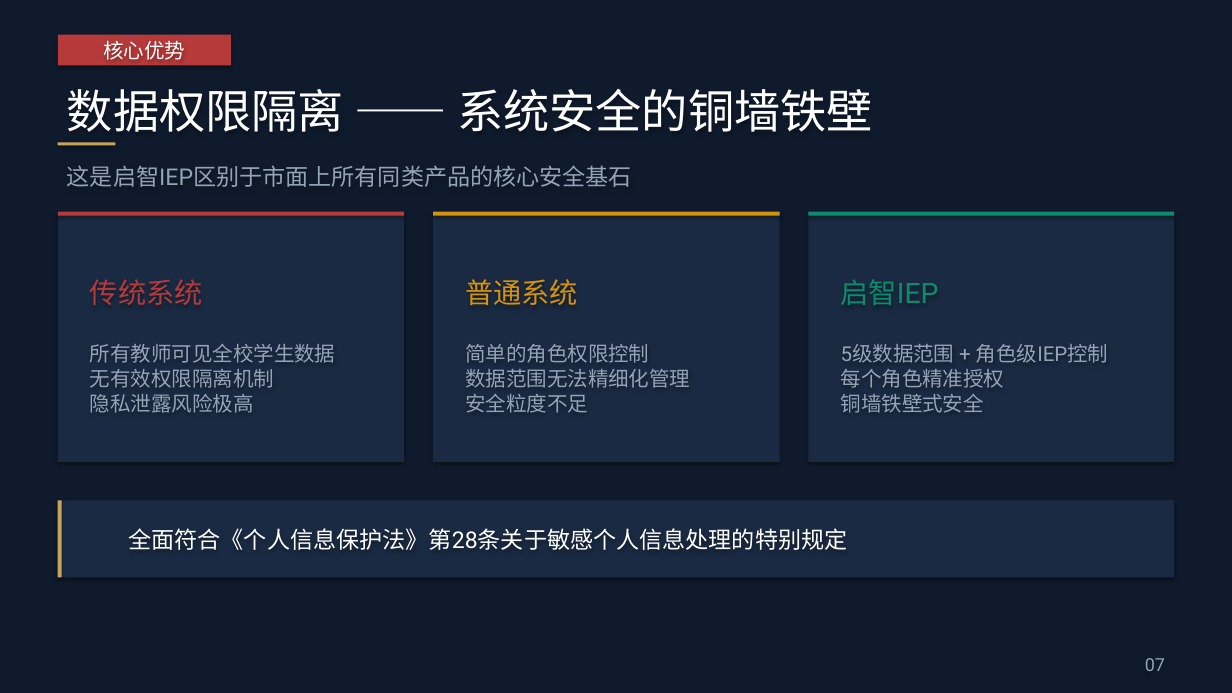
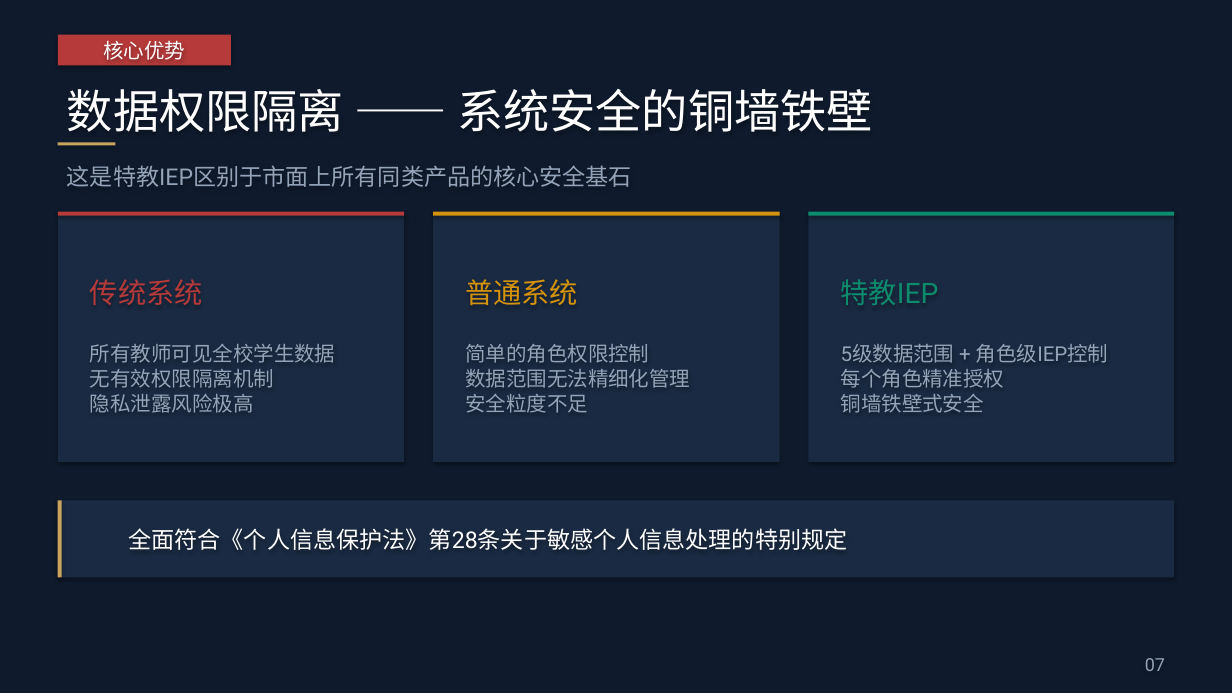
Before and after one commit to dg13788/iep-system, a slide deck: slide 7 of ppt/iep_demo_v2.pptx. Drawn at 1232x693 pixels with LibreOffice and Linux fonts; fonts in the diff are those of the drawing. Boxes give left, top, right and bottom in pixels: in the first picture for what was removed or moved away, otherwise in the second. Text is boxed around its words. In the diff, an @@ line names an element or a change of style, - is before the commit and + after.

Commit message:
chore: unify author identity as 特教IEP

```diff
--- a/ppt/iep_demo_v2.pptx
+++ b/ppt/iep_demo_v2.pptx
@@ text at [67, 165, 632, 187]: text changed @@
-这是启智IEP区别于市面上所有同类产品的核心安全基石
+这是特教IEP区别于市面上所有同类产品的核心安全基石
@@ text at [841, 279, 939, 305]: text changed @@
-启智IEP
+特教IEP
```
Also in this commit, not shown: 15 other slides changed, 12 other files.
